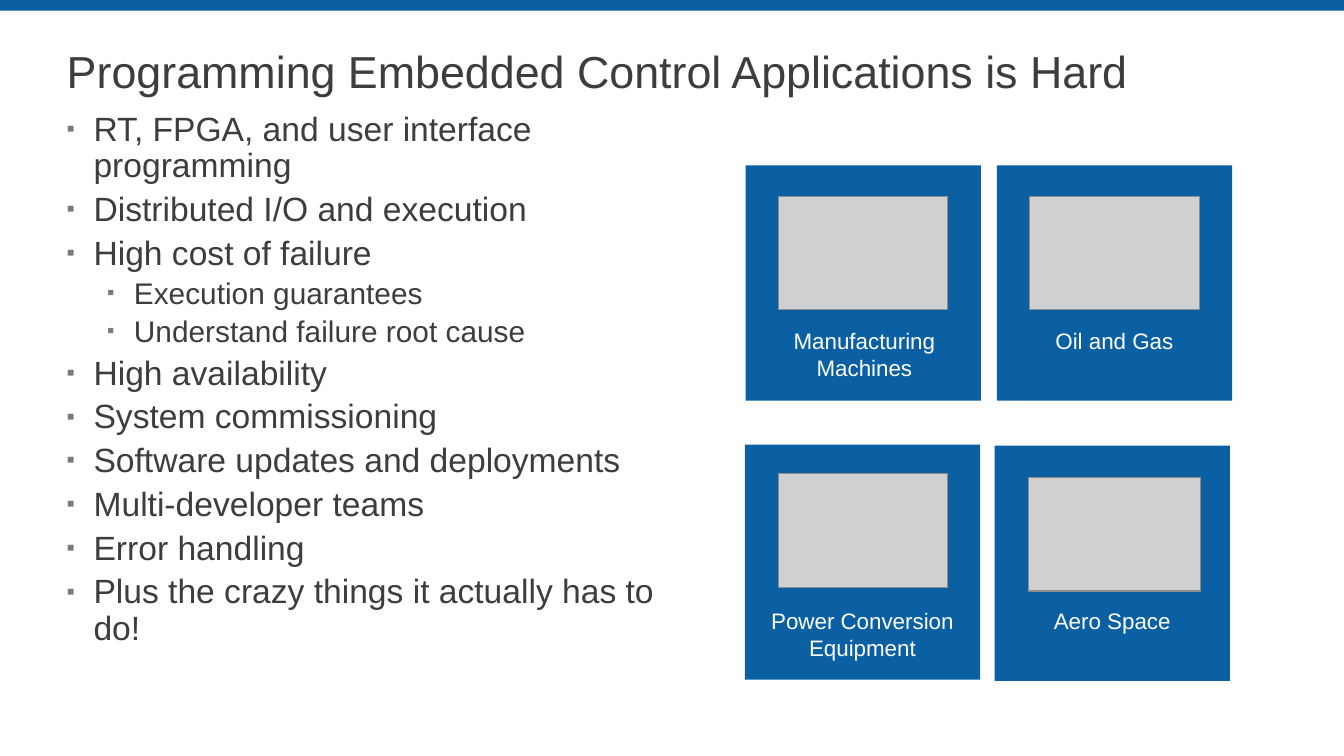
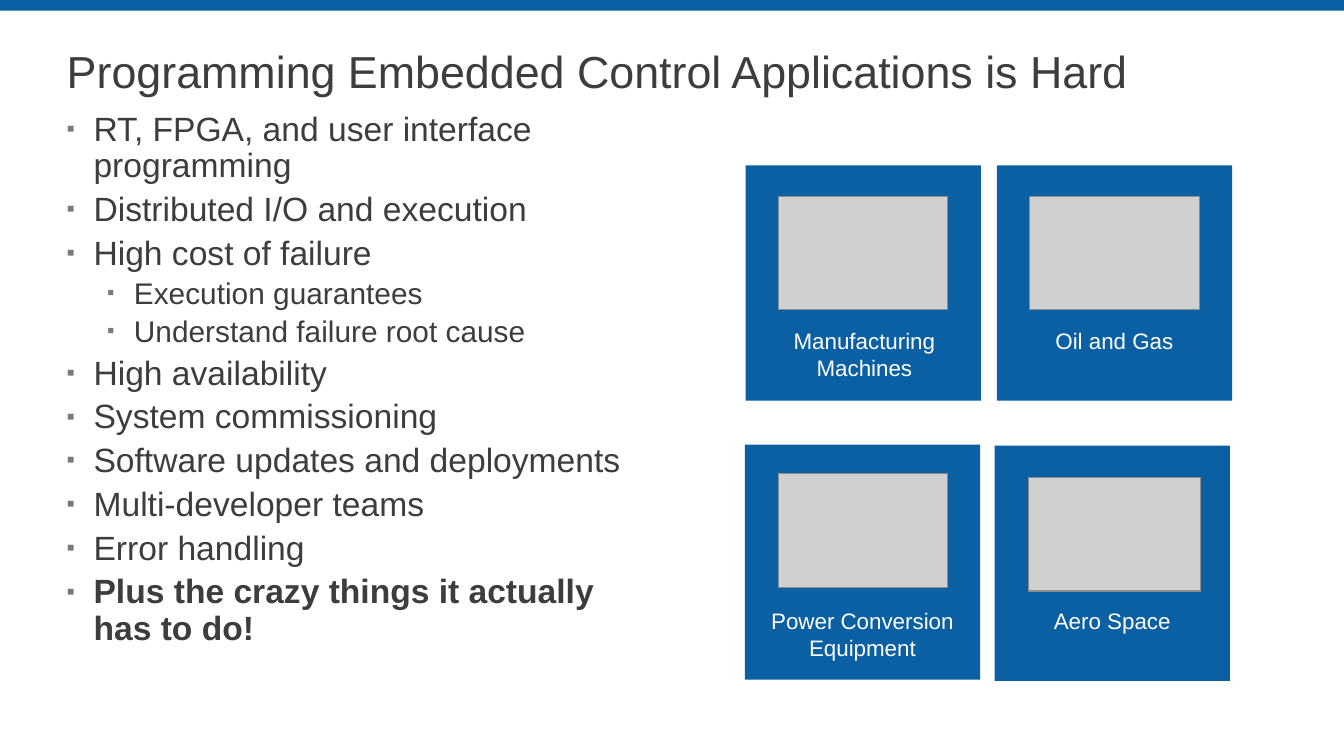
Before and after one commit to LabVIEW-DCAF/Documentation, a slide deck: slide 5 of Trunk/Getting Started Material/DCAF Training/1 Introduction to DCAF.pptx (slide 4 before the commit). Drawn at 1344x756 pixels with LibreOffice and Linux fonts; fonts in the diff are those of the drawing; grey boxes stand for pictures; background and template pictures are left out. Boxes give left, top, right and bottom in pixels: in the first picture for what was removed or moved away, otherwise in the second. Text is boxed around its words. In the diff, an @@ line names an element or a change of style, - is before the commit and + after.

```diff
--- a/Trunk/Getting Started Material/DCAF Training/1 Introduction to DCAF.pptx
+++ b/Trunk/Getting Started Material/DCAF Training/1 Introduction to DCAF.pptx
@@ text at (x1=94, y1=578, x2=594, y2=641): bold on in "Plus the crazy things it actually has ..." @@
```
Also in this commit, not shown: 19 other slides changed, 10 slides added.
